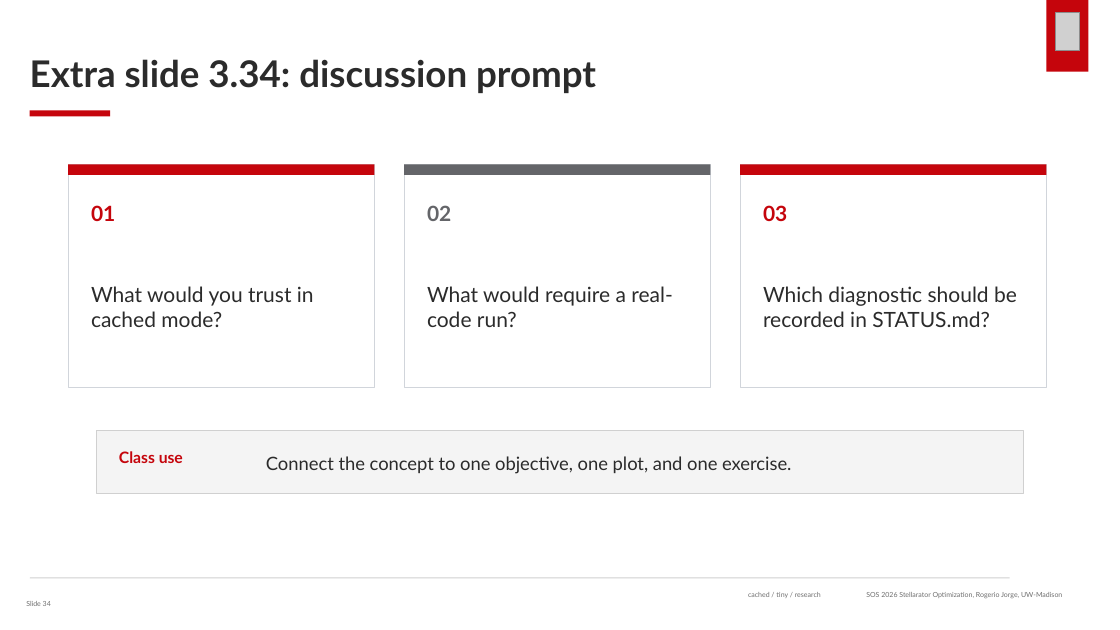
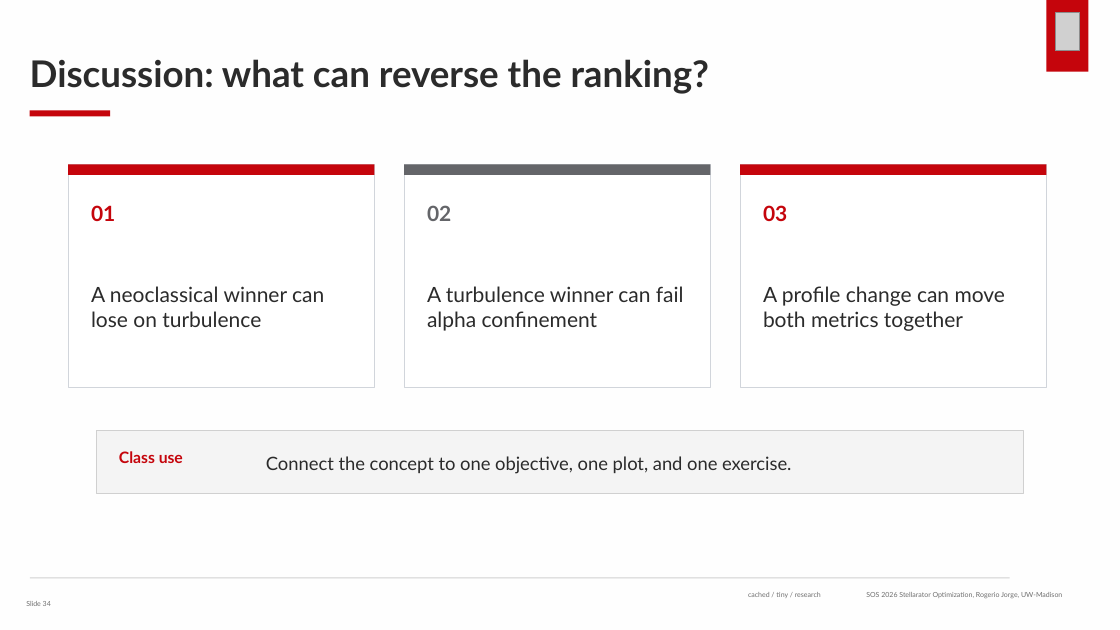
Before and after one commit to rogeriojorge/sos2026-rjorge-stellarator-optimization, a slide deck: slide 34 of slides/pptx/lecture_3_transport_turbulence_metrics.pptx. Drawn at 1120x630 pixels with LibreOffice and Linux fonts; fonts in the diff are those of the drawing; grey boxes stand for pictures. Boxes give left, top, right and bottom in pixels: in the first picture for what was removed or moved away, otherwise in the second. Text is boxed around its words. In the diff, an @@ line names an element or a change of style, - is before the commit and + after.

```diff
--- a/slides/pptx/lecture_3_transport_turbulence_metrics.pptx
+++ b/slides/pptx/lecture_3_transport_turbulence_metrics.pptx
@@ rectangle added at (0,0,1120,630), fill #FEFEFE @@
@@ text at (30,59,710,94): text changed @@
-Extra slide 3.34: discussion prompt
+Discussion: what can reverse the ranking?
@@ text at (91,286,324,327): text changed @@
-What would you trust in cached mode?
+A neoclassical winner can lose on turbulence
@@ text at (427,286,684,331): text changed @@
-What would require a real-code run?
+A turbulence winner can fail alpha confinement
@@ text at (763,286,1006,331): text changed @@
-Which diagnostic should be recorded in STATUS.md?
+A profile change can move both metrics together
```
Also in this commit, not shown: 28 other slides changed, 11 slides added, 11 slides removed, 38 other files.
